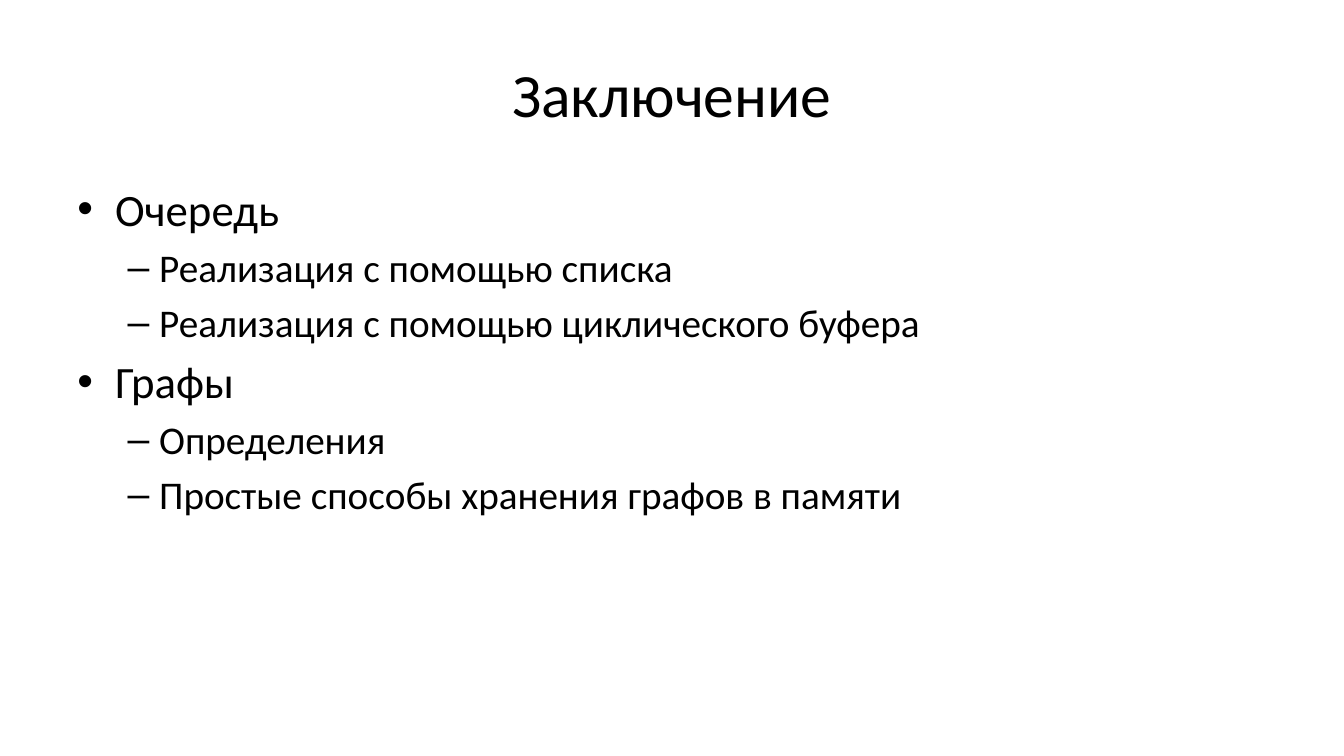
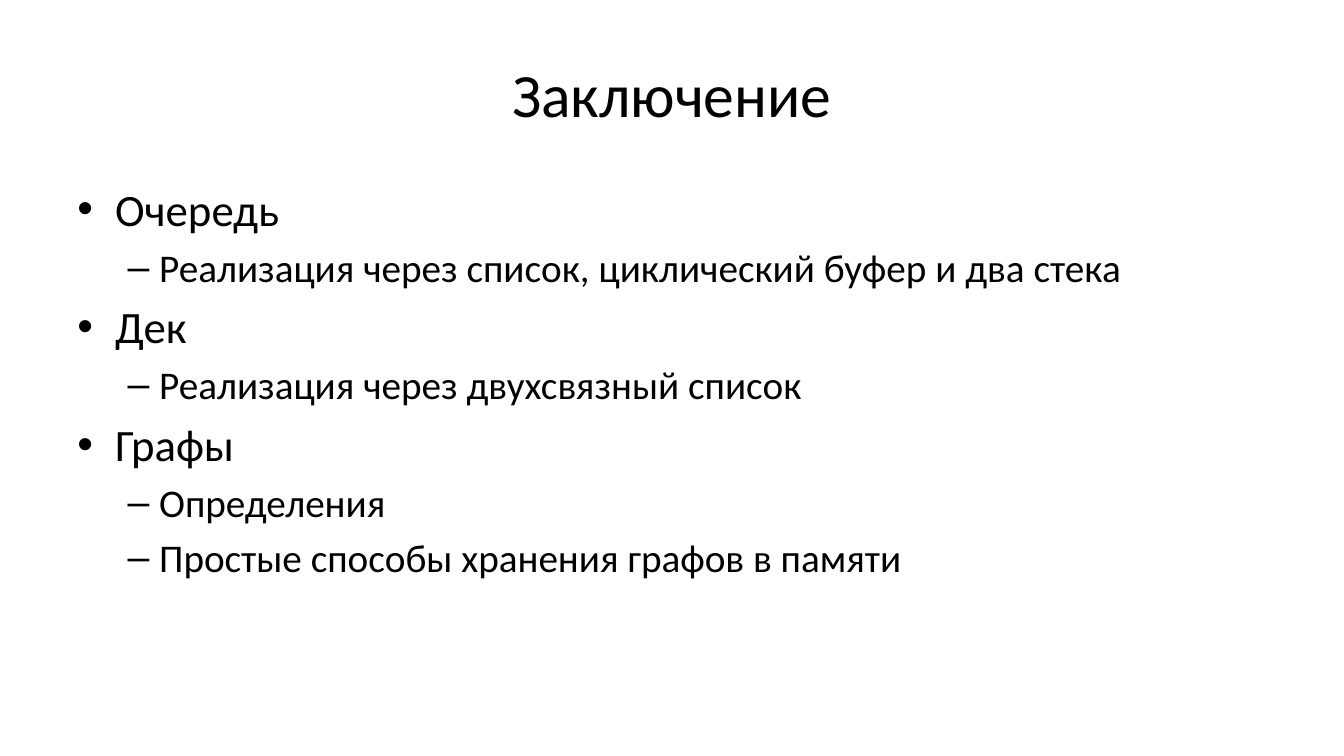
Before and after one commit to Evgueni-Petrov-aka-espetrov/Algorithms-and-Programming-in-C-pptx, a slide deck: slide 105 of 09 Списки (окончание) Графы.pptx. Drawn at 1344x756 pixels with LibreOffice and Linux fonts; fonts in the diff are those of the drawing. Boxes give left, top, right and bottom in pixels: in the first picture for what was removed or moved away, otherwise in the second. Text is boxed around its words. In the diff, an @@ line names an element or a change of style, - is before the commit and + after.

```diff
--- a/09 Списки (окончание) Графы.pptx
+++ b/09 Списки (окончание) Графы.pptx
@@ text at (115,255,1121,406): text changed @@
-  – Реализация с помощью списка
-  – Реализация с помощью циклического буфера
+  – Реализация через список, циклический буфер и два стека
+• Дек
+  – Реализация через двухсвязный список
```
Also in this commit, not shown: 11 other slides changed.
